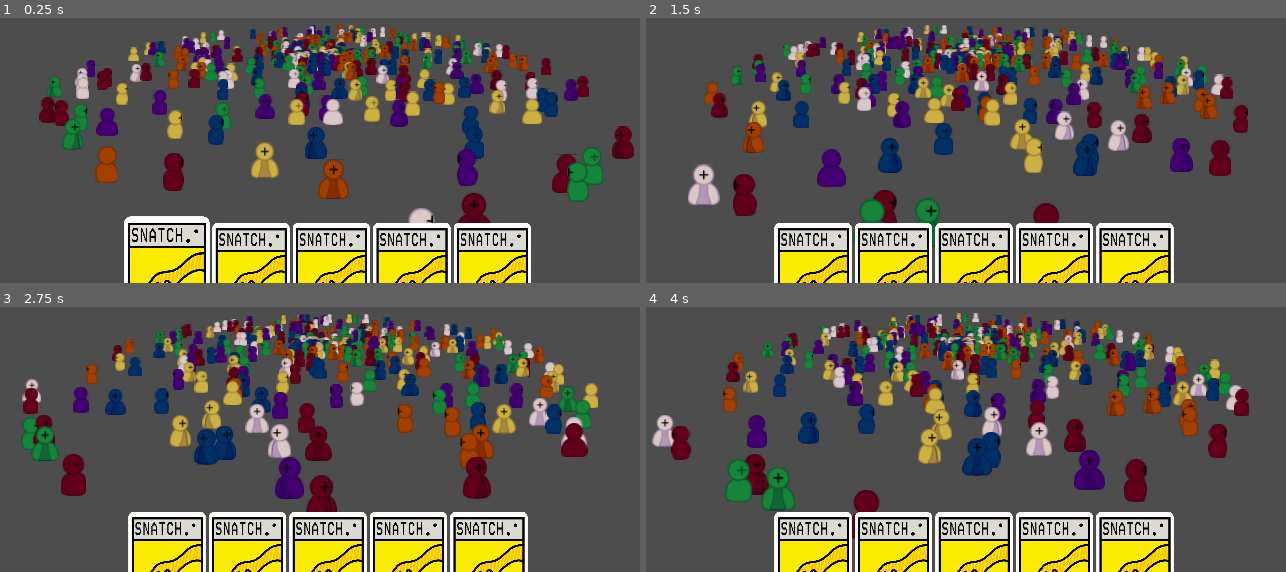
Above: before the commit, frames 1-4 (two rows, left to right).
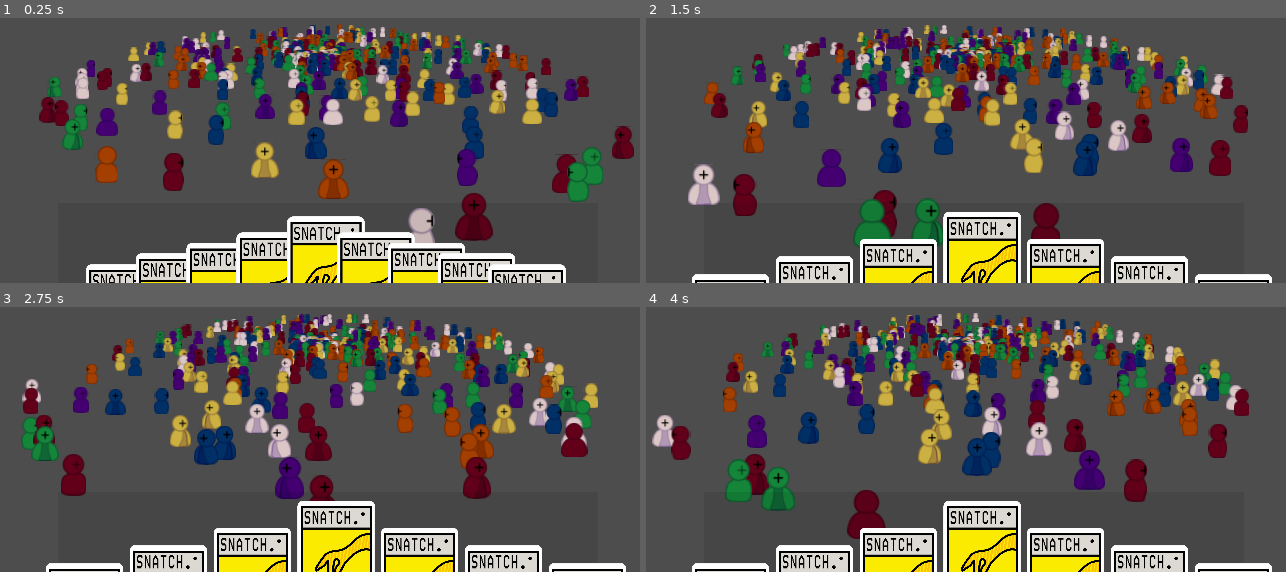
Above: after the commit, the same moments.

Repository: Kaplin86/CULTS
Game: Godot game, scene res://main.tscn
The game is run twice, just before and just after one commit, with the same random seed, the same clock (stepped at 60 frames per second) and the same inputs.
Inputs (mouse positions are in pixels of both pictures, inside the frame that each line leads up to):
- Up to frame 1 (0.25 s): no input
- Up to frame 2 (1.5 s): tap Enter at 0.5 s; move the mouse to (1145, 36) at 0.52 s; hold Right (ui_right) 0.53-1.28 s; tap Alt at 0.6 s; move the mouse to (812, 81) at 1.27 s; hold Down from 1.28 s (still down); tap Shift at 1.35 s
- Up to frame 3 (2.75 s): tap Space at 2 s; move the mouse to (outside the picture) at 2.02 s; release Down at 2.03 s; hold Right (ui_right) from 2.03 s (still down); tap Alt at 2.1 s
- Up to frame 4 (4 s): move the mouse to (927, 436) at 2.77 s; release Right (ui_right) at 2.78 s; hold Up 2.78-3.53 s; tap Shift at 2.85 s; tap Enter at 3.5 s; move the mouse to (1209, 415) at 3.52 s; hold Left (ui_left) from 3.53 s (still down); tap Alt at 3.6 s

The runs differ from the first frame. In frame 1, 13% of the frame differs, in the area x 13-89%, y 74-100%; in frame 2, 13%, in the area x 7-98%, y 73-100%; in frame 3, 13%; in frame 4, 13%.

Commit message:
cool display

Diff:
--- a/main.tscn
+++ b/main.tscn
@@ -1,10 +1,11 @@
-[gd_scene load_steps=6 format=3 uid="uid://xg852gnosvsa"]
+[gd_scene load_steps=7 format=3 uid="uid://xg852gnosvsa"]
 
 [ext_resource type="Script" uid="uid://bmcfyfdy8ijox" path="res://scripts/BoardHandler.gd" id="1_ig7tw"]
 [ext_resource type="PackedScene" uid="uid://ye8g8yl3b3ki" path="res://scenes/cultistVisual.tscn" id="2_0xm2m"]
 [ext_resource type="Script" uid="uid://cwiegprgnyl53" path="res://cameraMovement.gd" id="2_h2yge"]
 [ext_resource type="Script" uid="uid://b4e8ykqn623af" path="res://ui_handler.gd" id="4_1bvp3"]
 [ext_resource type="PackedScene" uid="uid://blyecf3me8n0x" path="res://scenes/cardVisual.tscn" id="5_7mycd"]
+[ext_resource type="Script" uid="uid://bggu23sc4k87m" path="res://scripts/cardContainer.gd" id="6_7mycd"]
 
 [node name="Node3D" type="Node3D"]
 
@@ -34,44 +35,62 @@
 offset_top = 532.0
 offset_right = 970.0
 offset_bottom = 984.0
-mouse_filter = 1
 
-[node name="CenterContainer" type="CenterContainer" parent="UIHandler/ViewCards"]
+[node name="ColorRect" type="ColorRect" parent="UIHandler/ViewCards"]
 layout_mode = 1
-anchors_preset = -1
-anchor_left = -0.04956945
-anchor_right = 1.0495694
-anchor_bottom = 0.50442475
-offset_left = 19.282501
-offset_right = -19.28247
+anchors_preset = 15
+anchor_right = 1.0
+anchor_bottom = 1.0
 grow_horizontal = 2
 grow_vertical = 2
+mouse_filter = 1
+color = Color(0, 0, 0, 0.08627451)
 
-[node name="FlowContainer" type="HFlowContainer" parent="UIHandler/ViewCards/CenterContainer"]
-custom_minimum_size = Vector2(816.565, 0)
+[node name="Container" type="Container" parent="UIHandler/ViewCards" node_paths=PackedStringArray("FocusedNode")]
+layout_mode = 1
+anchors_preset = 15
+anchor_right = 1.0
+anchor_bottom = 1.0
+offset_left = 308.0
+offset_top = 28.0
+offset_right = -397.0
+offset_bottom = -351.0
+grow_horizontal = 2
+grow_vertical = 2
+script = ExtResource("6_7mycd")
+FocusedNode = NodePath("Card5")
+YSpacing = 24.115
+XSpacing = 120.995
+Wrap = true
+SelectedYOffset = -14.625
+Exponent = 1.03
+
+[node name="Card" parent="UIHandler/ViewCards/Container" instance=ExtResource("5_7mycd")]
 layout_mode = 2
-alignment = 1
 
-[node name="Card" parent="UIHandler/ViewCards/CenterContainer/FlowContainer" instance=ExtResource("5_7mycd")]
-custom_minimum_size = Vector2(166.97, 169.4)
+[node name="Card2" parent="UIHandler/ViewCards/Container" instance=ExtResource("5_7mycd")]
 layout_mode = 2
-mouse_filter = 1
 
-[node name="Card2" parent="UIHandler/ViewCards/CenterContainer/FlowContainer" instance=ExtResource("5_7mycd")]
+[node name="Card3" parent="UIHandler/ViewCards/Container" instance=ExtResource("5_7mycd")]
 layout_mode = 2
-mouse_filter = 1
 
-[node name="Card3" parent="UIHandler/ViewCards/CenterContainer/FlowContainer" instance=ExtResource("5_7mycd")]
+[node name="Card4" parent="UIHandler/ViewCards/Container" instance=ExtResource("5_7mycd")]
 layout_mode = 2
-mouse_filter = 1
 
-[node name="Card4" parent="UIHandler/ViewCards/CenterContainer/FlowContainer" instance=ExtResource("5_7mycd")]
+[node name="Card5" parent="UIHandler/ViewCards/Container" instance=ExtResource("5_7mycd")]
 layout_mode = 2
-mouse_filter = 1
 
-[node name="Card5" parent="UIHandler/ViewCards/CenterContainer/FlowContainer" instance=ExtResource("5_7mycd")]
+[node name="Card6" parent="UIHandler/ViewCards/Container" instance=ExtResource("5_7mycd")]
 layout_mode = 2
-mouse_filter = 1
+
+[node name="Card7" parent="UIHandler/ViewCards/Container" instance=ExtResource("5_7mycd")]
+layout_mode = 2
+
+[node name="Card8" parent="UIHandler/ViewCards/Container" instance=ExtResource("5_7mycd")]
+layout_mode = 2
+
+[node name="Card9" parent="UIHandler/ViewCards/Container" instance=ExtResource("5_7mycd")]
+layout_mode = 2
 
 [connection signal="mouse_entered" from="UIHandler/ViewCards" to="UIHandler" method="_on_view_cards_mouse_entered"]
 [connection signal="mouse_exited" from="UIHandler/ViewCards" to="UIHandler" method="_on_view_cards_mouse_exited"]
--- a/scenes/cardVisual.tscn
+++ b/scenes/cardVisual.tscn
@@ -7,19 +7,24 @@
 custom_minimum_size = Vector2(112, 169.4)
 layout_mode = 3
 anchors_preset = 0
+offset_top = 1.0
+offset_right = 112.0
+offset_bottom = 170.4
+pivot_offset = Vector2(56, 84.7)
+mouse_filter = 1
 script = ExtResource("1_8y46e")
 
 [node name="Vis" type="TextureRect" parent="."]
 custom_minimum_size = Vector2(112, 169.4)
 layout_mode = 1
-anchors_preset = -1
+anchors_preset = 15
 anchor_right = 1.0
 anchor_bottom = 1.0
 grow_horizontal = 2
 grow_vertical = 2
+pivot_offset = Vector2(56, 84.7)
 texture = ExtResource("1_llwmd")
 expand_mode = 5
-metadata/_edit_use_anchors_ = true
 
 [connection signal="mouse_entered" from="." to="." method="_on_mouse_entered"]
 [connection signal="mouse_exited" from="." to="." method="_on_mouse_exited"]
--- a/scripts/cardContainer.gd
+++ b/scripts/cardContainer.gd
@@ -35,7 +35,7 @@
 					abs(get_children().find(c) - focusedID)**Exponent * YSpacing
 				)
 				if c == FocusedNode:
-					target_pos.x = SelectedYOffset
+					target_pos.y = SelectedYOffset
 				var tween = create_tween()
 				tween.tween_property(c, "position", target_pos, MoveDuration).set_trans(Tween.TRANS_CUBIC).set_ease(Tween.EASE_OUT)
 
--- a/scripts/card_visual.gd
+++ b/scripts/card_visual.gd
@@ -1,13 +1,14 @@
 extends Control
-@export var defaultCardSize = Vector2(112.0,169.4)
-@export var defaultHoverSize = Vector2(148.0,169.85)
+@export var hoversize = 1.25
 
 
 func _process(delta):
 	if References.uiHandler.hoverCard == self:
-		custom_minimum_size = lerp(size,defaultHoverSize,0.1)
+		scale = lerp(scale,Vector2.ONE * hoversize,0.1)
 	else:
-		custom_minimum_size = lerp(size,defaultCardSize,0.1)
+		scale = lerp(scale,Vector2.ONE,0.1)
+
+	return
 
 
 func _on_mouse_entered():
